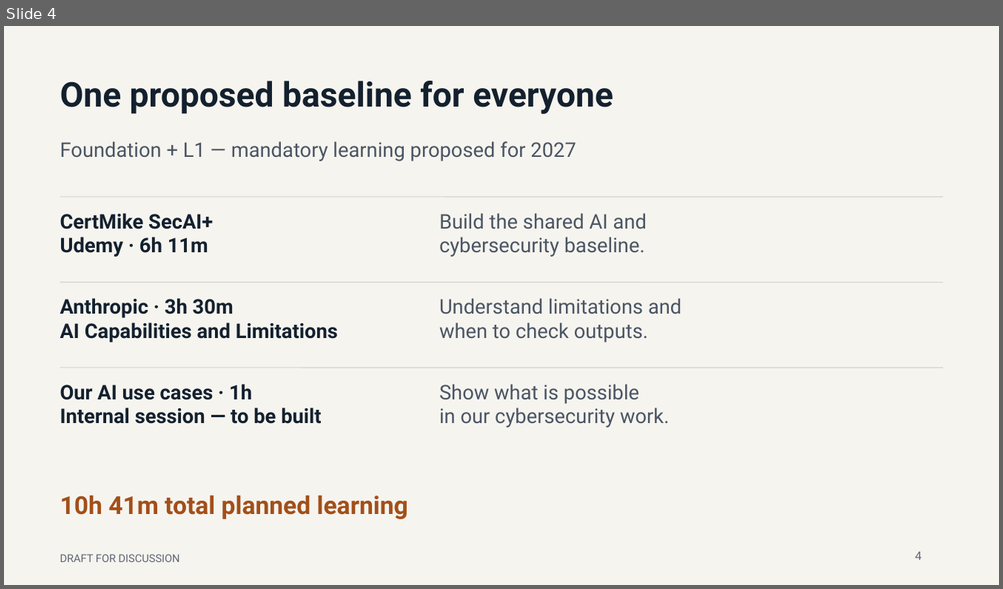
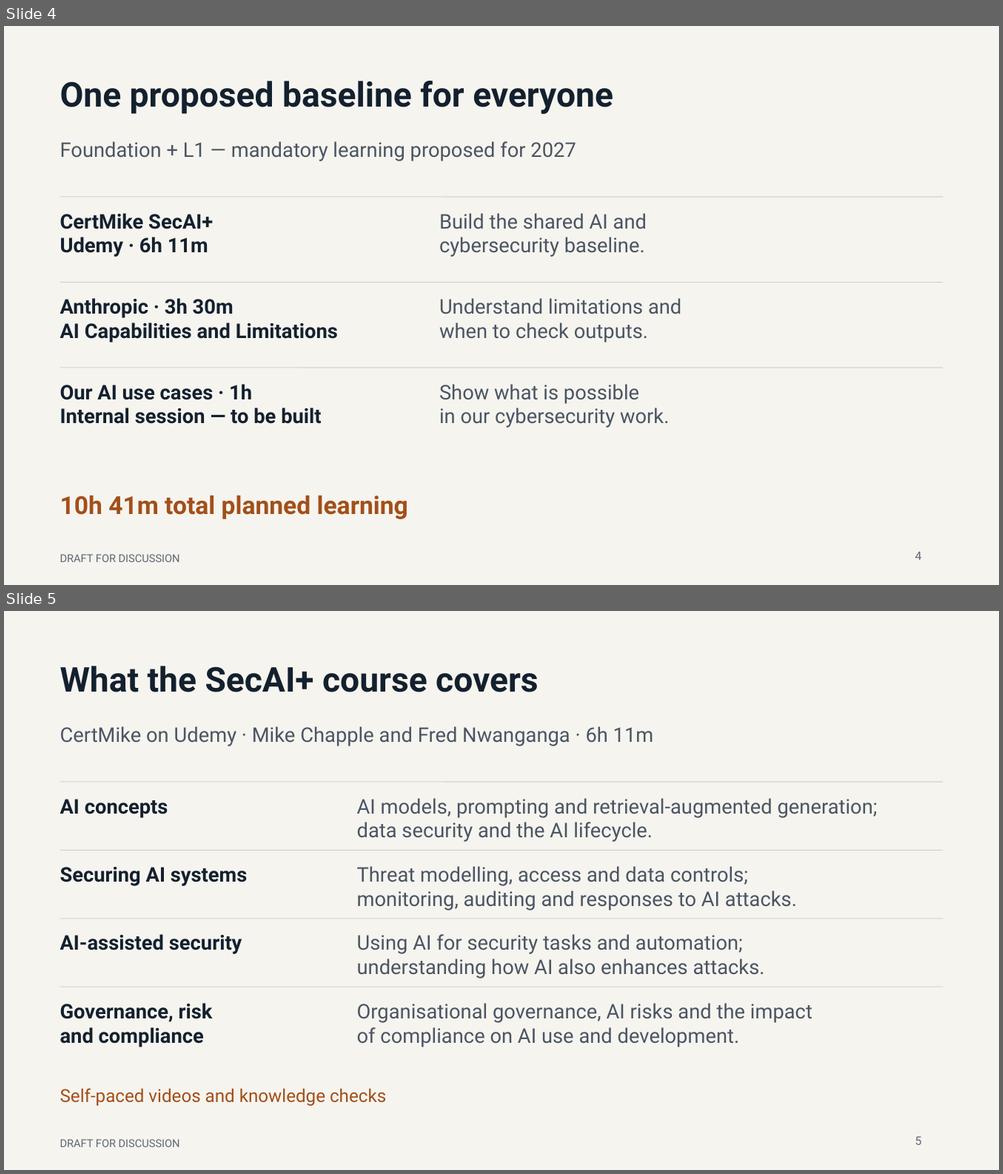
Before and after one commit to fiberwings/ai-era-training, a slide deck: presentations/AI-Era_2027_Next-Steps_Group-CISO_Walkthrough.pptx. Shown one above the other, each under a label of ours: slide 4 before the commit, slides 4 and 5 after it. The pictures are 1003x589 and 1003x1174 pixels, drawn with LibreOffice and Linux fonts; fonts in the diff are those of the drawing. Boxes give left, top, right and bottom in pixels: in the first picture for what was removed or moved away, otherwise in the second. Text is boxed around its words. In the diff, an @@ line names an element or a change of style, - is before the commit and + after.

Commit message:
Add sourced SecAI+ course content slide to CISO walkthrough

```diff
--- a/presentations/AI-Era_2027_Next-Steps_Group-CISO_Walkthrough.pptx
+++ b/presentations/AI-Era_2027_Next-Steps_Group-CISO_Walkthrough.pptx
@@ slide 5 added at (4, 611, 999, 1170), background #F6F4EF @@
@@ text added at (60, 666, 538, 692), 33 pt, text #13202E, bold @@
+What the SecAI+ course covers
@@ text added at (60, 726, 654, 746), 19.5 pt, text #4A5563 @@
+CertMike on Udemy · Mike Chapple and Fred Nwanganga · 6h 11m
@@ line added from (60, 782) to (942, 782), #D8D1C4 0.75 pt @@
@@ text added at (60, 799, 168, 818), 19.5 pt, text #13202E, bold @@
+AI concepts
@@ text added at (357, 798, 877, 842), 19.5 pt, text #4A5563 @@
+AI models, prompting and retrieval-augmented generation;
+data security and the AI lifecycle.
@@ line added from (60, 851) to (942, 851), #D8D1C4 0.75 pt @@
@@ text added at (60, 867, 247, 886), 19.5 pt, text #13202E, bold @@
+Securing AI systems
@@ text added at (357, 866, 797, 911), 19.5 pt, text #4A5563 @@
+Threat modelling, access and data controls;
+monitoring, auditing and responses to AI attacks.
@@ line added from (60, 918) to (942, 918), #D8D1C4 0.75 pt @@
@@ text added at (60, 934, 242, 954), 19.5 pt, text #13202E, bold @@
+AI-assisted security
@@ text added at (357, 934, 765, 979), 19.5 pt, text #4A5563 @@
+Using AI for security tasks and automation;
+understanding how AI also enhances attacks.
@@ line added from (60, 987) to (942, 987), #D8D1C4 0.75 pt @@
@@ text added at (60, 1003, 213, 1048), 19.5 pt, text #13202E, bold @@
+Governance, risk
+and compliance
@@ text added at (357, 1003, 812, 1048), 19.5 pt, text #4A5563 @@
+Organisational governance, AI risks and the impact
+of compliance on AI use and development.
@@ text added at (60, 1088, 386, 1106), 17.2 pt, text #A24F19 @@
+Self-paced videos and knowledge checks
@@ text added at (60, 1139, 180, 1147), 10.5 pt, text #5E6773 @@
+DRAFT FOR DISCUSSION
@@ text added at (915, 1137, 922, 1145), 11.2 pt, text #5E6773 @@
+5
```
Also in this commit, not shown: 4 slides changed, 6 other files.
